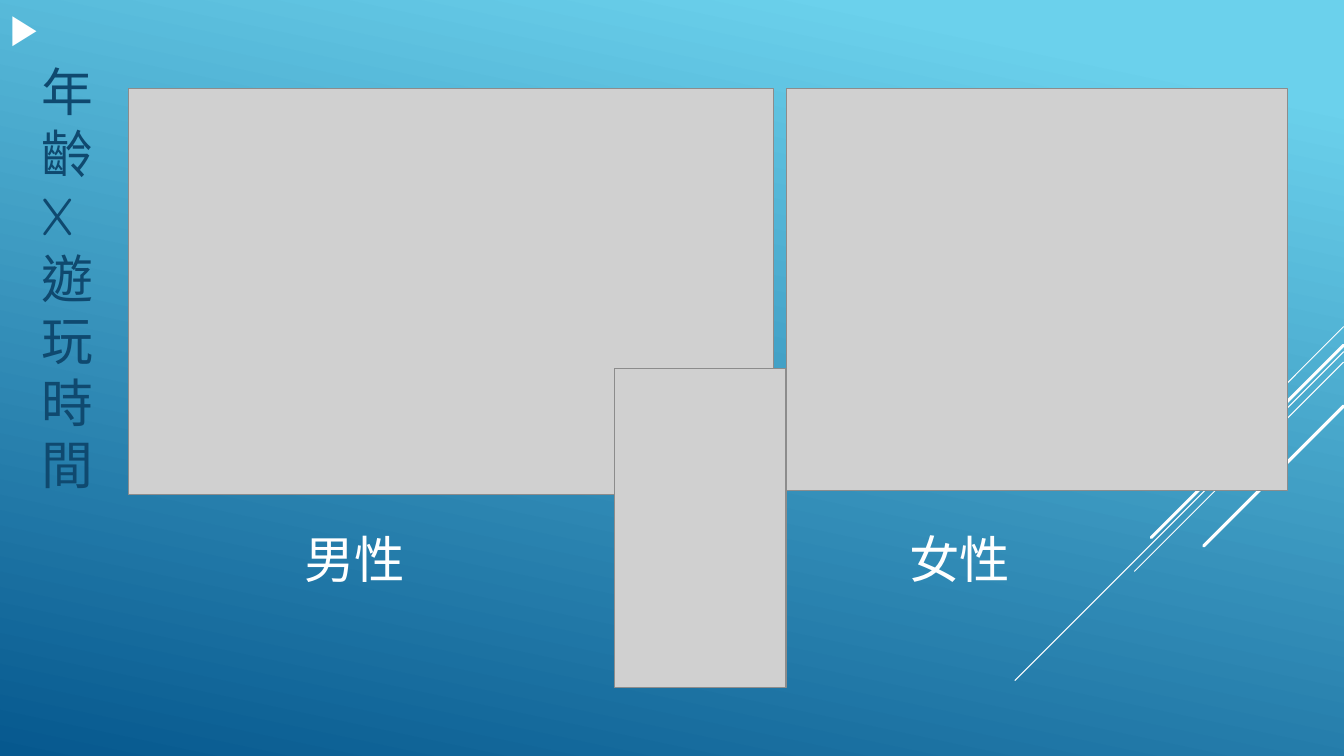
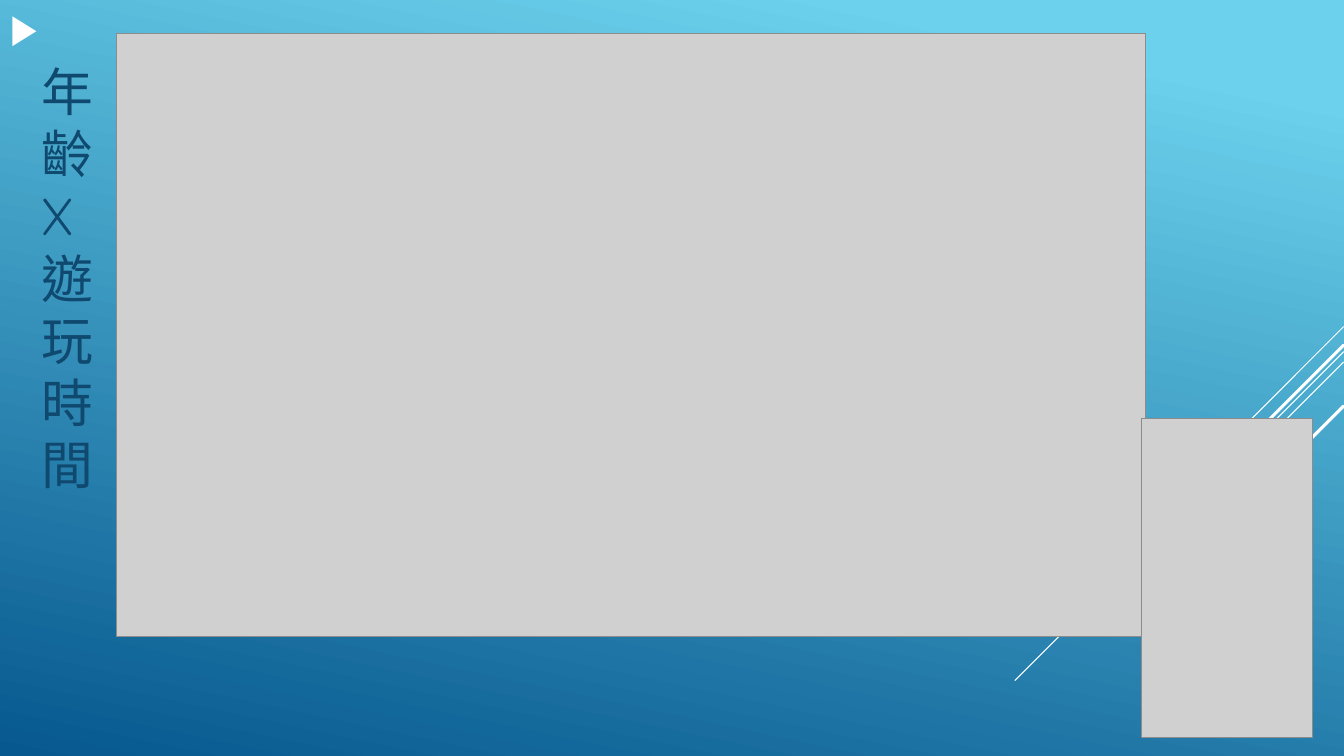
Before and after one commit to EastDetective/BoardGame, a slide deck: slide 4 of Pitch1.pptx. Drawn at 1344x756 pixels with LibreOffice and Linux fonts; fonts in the diff are those of the drawing; grey boxes stand for pictures. Boxes give left, top, right and bottom in pixels: in the first picture for what was removed or moved away, otherwise in the second. Text is boxed around its words. In the diff, an @@ line names an element or a change of style, - is before the commit and + after.

```diff
--- a/Pitch1.pptx
+++ b/Pitch1.pptx
@@ picture added at bbox=[116, 33, 1146, 637] @@
@@ picture removed at bbox=[129, 89, 774, 495] @@
@@ picture removed at bbox=[786, 89, 1289, 491] @@
@@ picture: place and size @@
-picture at bbox=[615, 369, 786, 689]
+picture at bbox=[1141, 418, 1313, 738]
@@ title removed at bbox=[304, 535, 1010, 582] @@
-男性 女性
```
Also in this commit, not shown: 2 other slides changed, 1 slide added.
